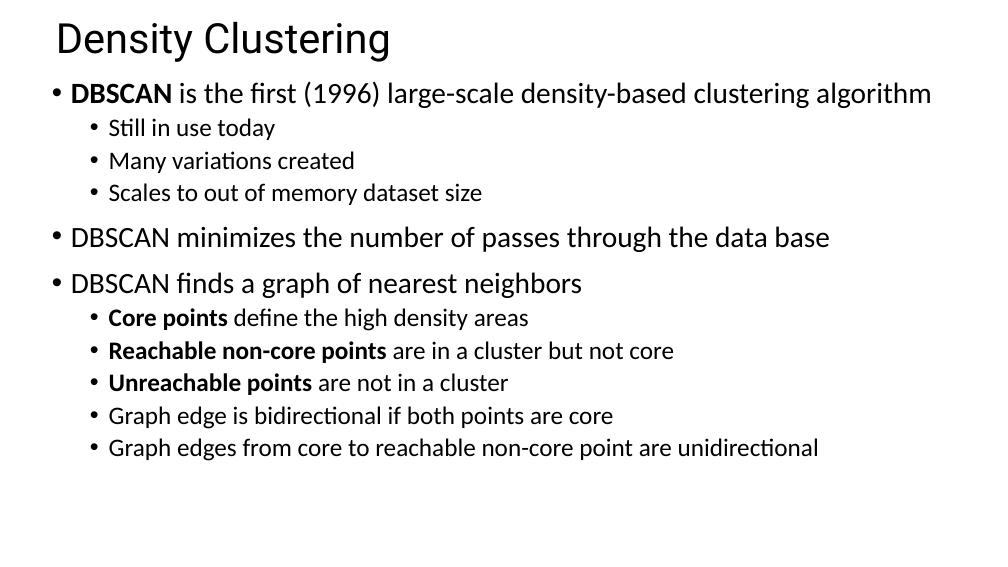
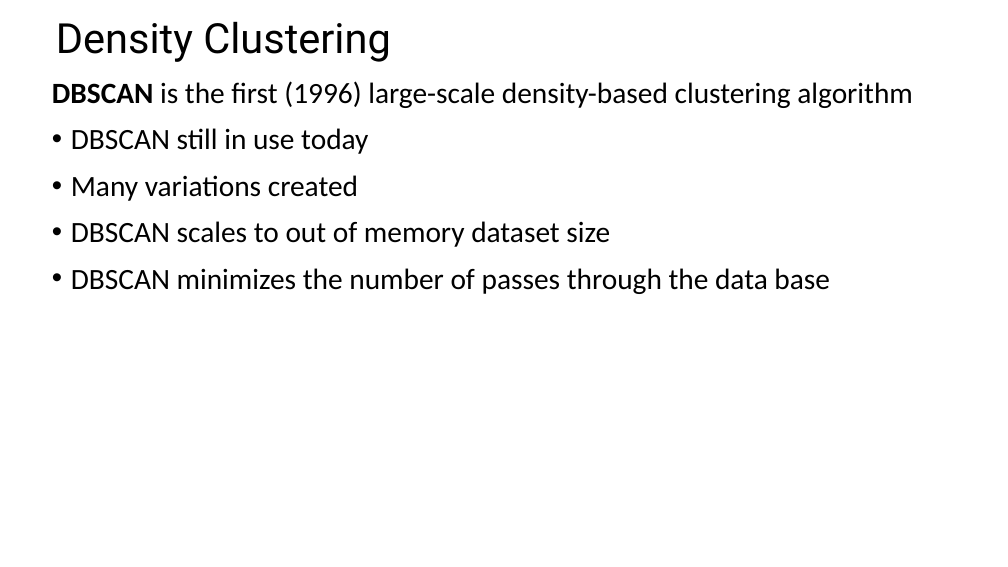
Before and after one commit to StephenElston/CSCI-E-108, a slide deck: slide 66 of slides/9_IntroductionToClustering.pptx (slide 62 before the commit). Drawn at 1008x567 pixels with LibreOffice and Linux fonts; fonts in the diff are those of the drawing. Boxes give left, top, right and bottom in pixels: in the first picture for what was removed or moved away, otherwise in the second. Text is boxed around its words. In the diff, an @@ line names an element or a change of style, - is before the commit and + after.

```diff
--- a/slides/9_IntroductionToClustering.pptx
+++ b/slides/9_IntroductionToClustering.pptx
@@ text at (52, 81, 913, 201): size 24 to 28 pt in "Many variations created"; bullet • to none; list level 2 to 1 in "Many variations created" @@
@@ text at (71, 128, 368, 154): text changed; size 24 to 28 pt @@
-  • Still in use today
+• DBSCAN still in use today
@@ text at (71, 221, 610, 247): text changed; size 24 to 28 pt @@
-  • Scales to out of memory dataset size
+• DBSCAN scales to out of memory dataset size
@@ text at (71, 272, 819, 461): paragraphs removed @@
-• DBSCAN finds a graph of nearest neighbors
-  • Core points define the high density areas
-  • Reachable non-core points are in a cluster but not core
-  • Unreachable points are not in a cluster
-  • Graph edge is bidirectional if both points are core
-  • Graph edges from core to reachable non-core point are unidirectional
```
Also in this commit, not shown: 6 other slides changed, 6 slides added.
